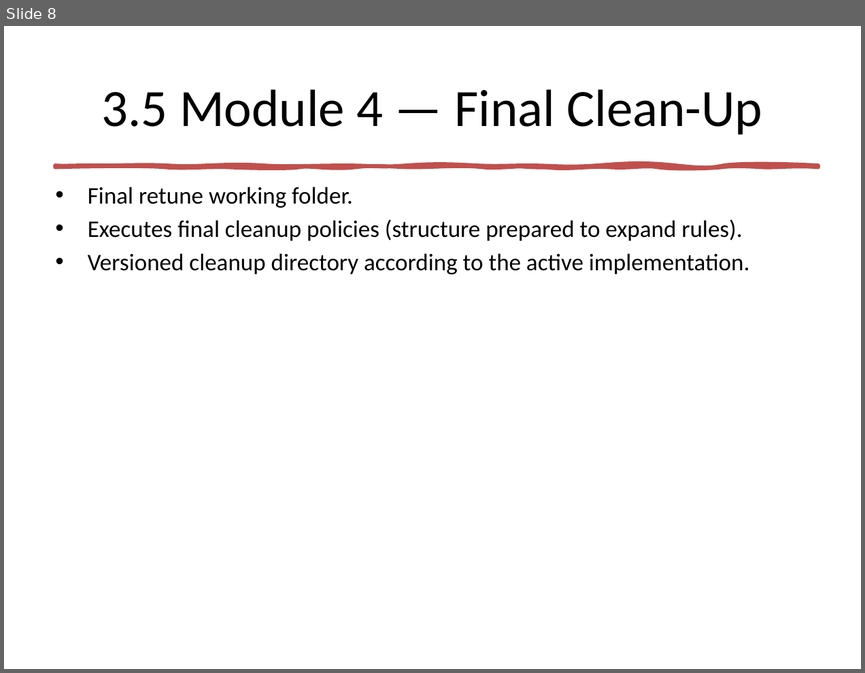
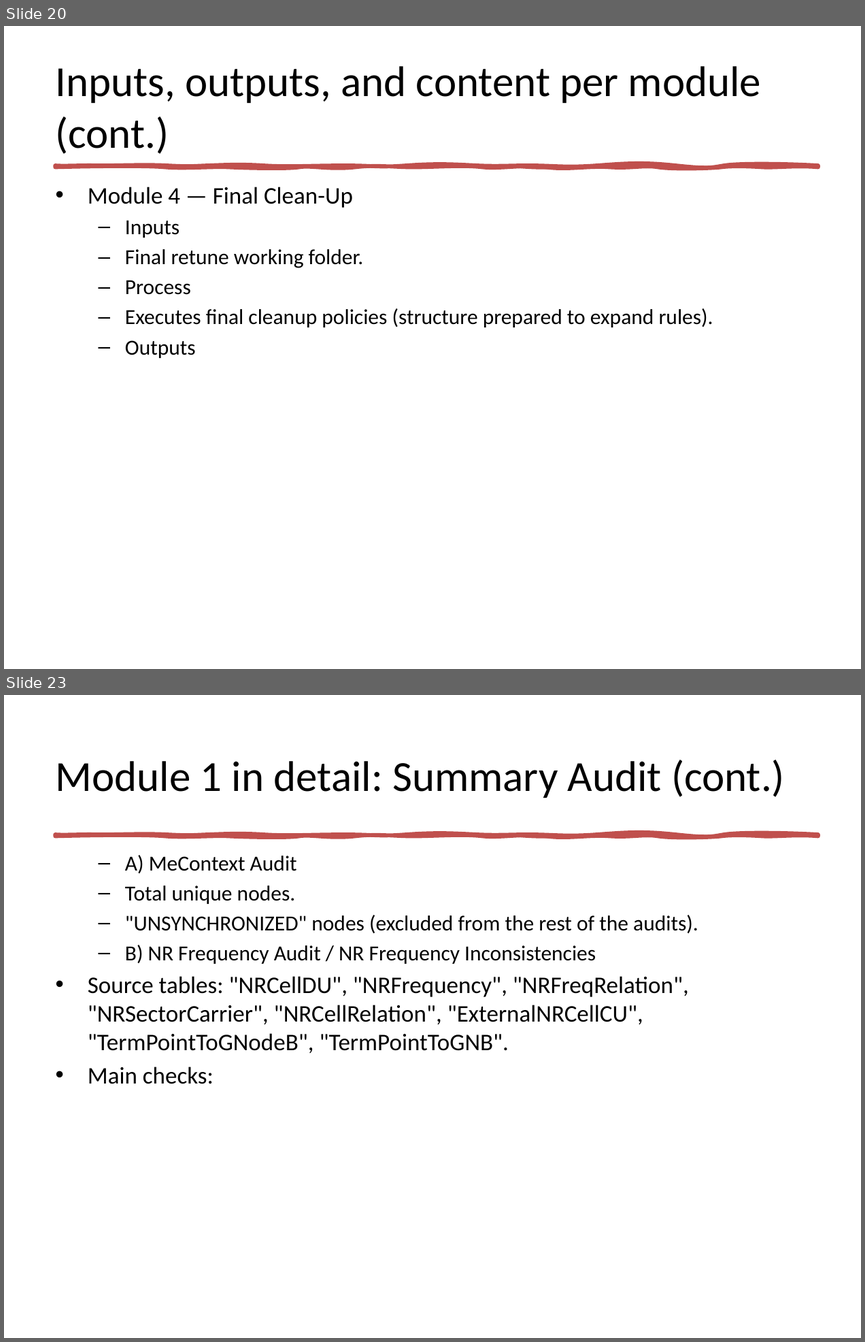
Before and after one commit to jaimetur/SSB_RetuningAutomations, a slide deck: help/SSB-Retuning-Automations-User-Guide-v0.7.1.pptx. Shown one above the other, each under a label of ours: slide 8 before the commit, slides 20 and 23 after it; the slides between them are not shown. The pictures are 865x673 and 865x1342 pixels, drawn with LibreOffice and Linux fonts; fonts in the diff are those of the drawing. Boxes give left, top, right and bottom in pixels: in the first picture for what was removed or moved away, otherwise in the second. Text is boxed around its words. In the diff, an @@ line names an element or a change of style, - is before the commit and + after.

```diff
--- a/help/SSB-Retuning-Automations-User-Guide-v0.7.1.pptx
+++ b/help/SSB-Retuning-Automations-User-Guide-v0.7.1.pptx
@@ slide 23 added at (4,695,861,1338), background #FFFFFF; not listed: 1 template element that a slide beside it also shows @@
@@ title added at (56,760,785,798), 36 pt, text #000000 @@
+Module 1 in detail: Summary Audit (cont.)
@@ text added at (88,855,698,1084), 20 pt, text #000000 @@
+  – A) MeContext Audit
+  – Total unique nodes.
+  – "UNSYNCHRONIZED" nodes (excluded from the rest of the audits).
+  – B) NR Frequency Audit / NR Frequency Inconsistencies
+• Source tables: "NRCellDU", "NRFrequency", "NRFreqRelation", "NRSectorCarrier", "NRCellRelation", "ExternalNRCellCU", "TermPointToGNodeB", "TermPointToGNB".
+• Main checks:
@@ what was slide 8 is now slide 20 @@
@@ slide 20 changed as well @@
@@ title at (56,66,761,154): text changed; size 44 to 36 pt @@
-3.5 Module 4 — Final Clean-Up
+Inputs, outputs, and content per module (cont.)
@@ text at (88,186,353,237): paragraphs added @@
+• Module 4 — Final Clean-Up
+  – Inputs
@@ text at (125,249,713,327): size 20 to 18 pt in "Final retune working folder.", "Executes final cleanup policies (structure prepared to ..."; bullet • to –; list level 1 to 2 in "Final retune working folder."; list level 1 to 2 in "Executes final cleanup policies (structure ..." @@
@@ text at (125,280,191,295): paragraph added @@
+  – Process
@@ text at (125,340,196,358): text changed; size 20 to 18 pt @@
-• Versioned cleanup directory according to the active implementation.
+  – Outputs
```
Also in this commit, not shown: 6 other slides changed, 33 other slides added, 1 slide removed, 5 other files.
